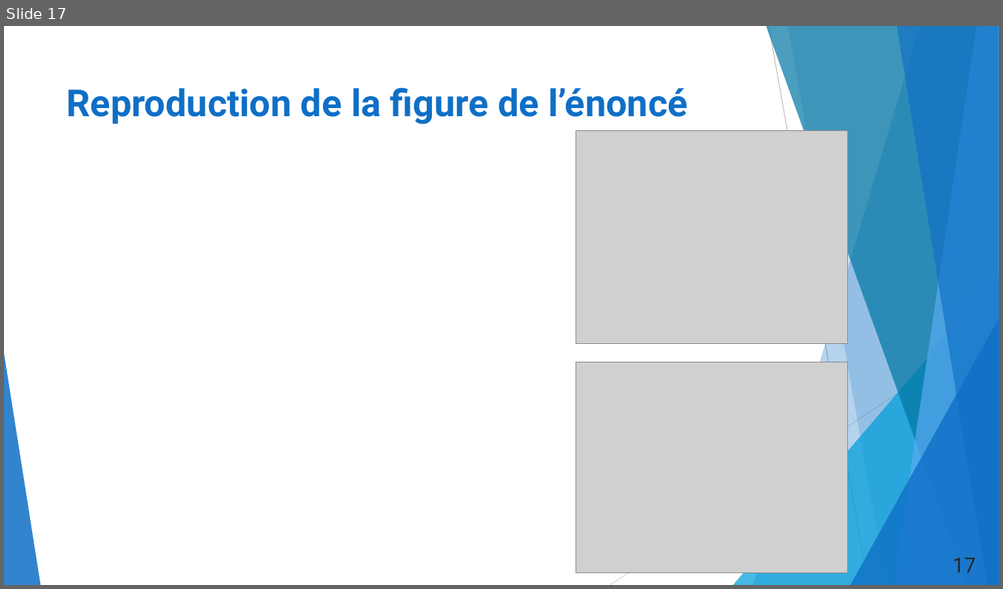
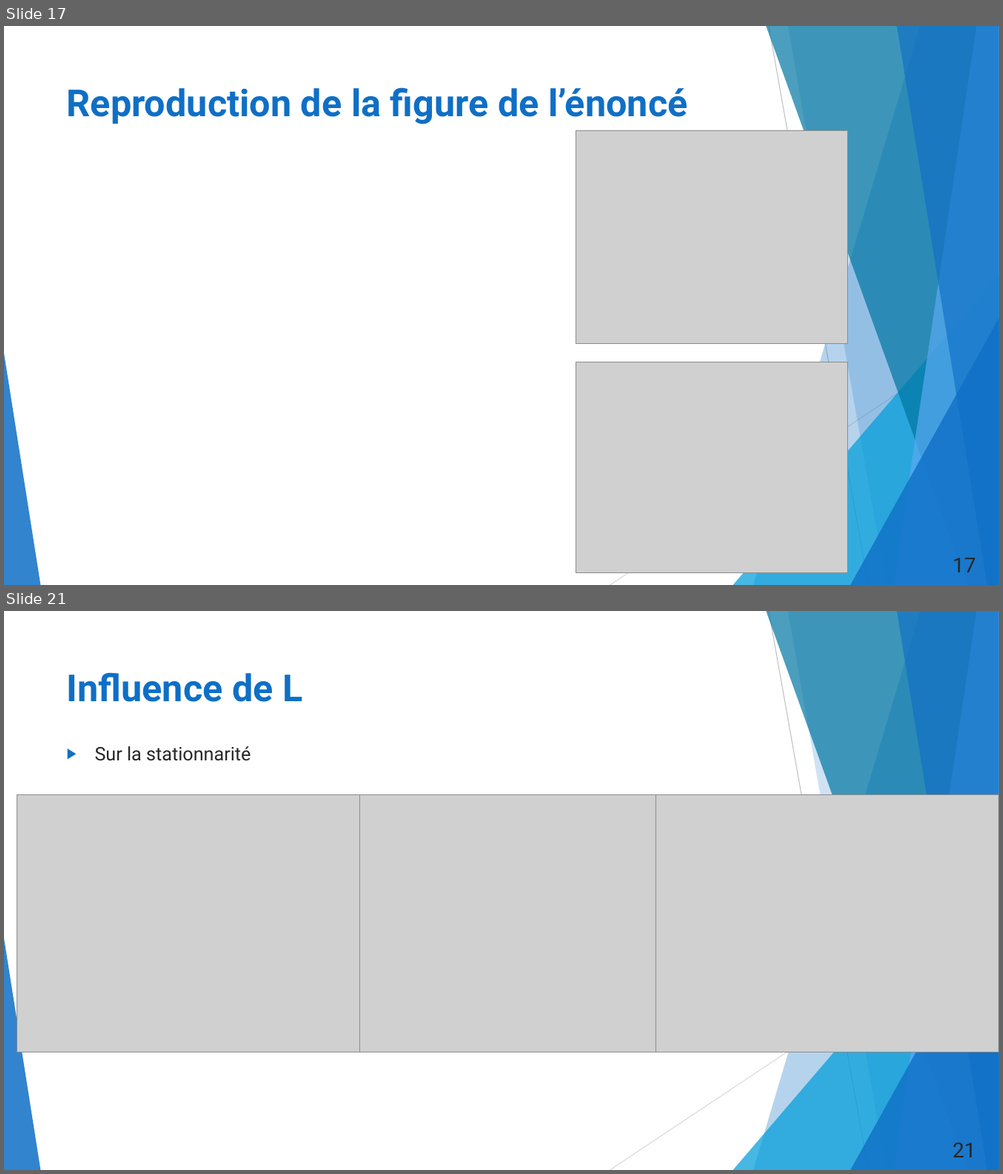
Before and after one commit to duynslaeger/projet_simulation_physique_Swift_Hohenberg, a slide deck: Présentation_LPHYS1303.pptx. Shown one above the other, each under a label of ours: slide 17 before the commit, slides 17 and 21 after it; the slides between them are not shown. The pictures are 1003x589 and 1003x1174 pixels, drawn with LibreOffice and Linux fonts; fonts in the diff are those of the drawing; grey boxes stand for pictures. Boxes give left, top, right and bottom in pixels: in the first picture for what was removed or moved away, otherwise in the second. Text is boxed around its words. In the diff, an @@ line names an element or a change of style, - is before the commit and + after.

```diff
--- a/Présentation_LPHYS1303.pptx
+++ b/Présentation_LPHYS1303.pptx
@@ slide 21 added at bbox=[4, 611, 999, 1170], background #FFFFFF; not listed: 10 template elements that a slide beside it also shows @@
@@ title added at bbox=[67, 672, 302, 702], 36 pt, text #0F6FC6, bold @@
+Influence de L
@@ text added at bbox=[95, 746, 250, 761], 18 pt, text #262626 @@
+▶ Sur la stationnarité
@@ picture added at bbox=[17, 795, 361, 1053] @@
@@ picture added at bbox=[341, 795, 685, 1053] @@
@@ picture added at bbox=[656, 795, 999, 1053] @@
@@ page number added at bbox=[952, 1143, 975, 1158], 20 pt, text #262626 @@
+21
```
Also in this commit, not shown: 3 slides changed, 1 other slide added, 1 other file.
